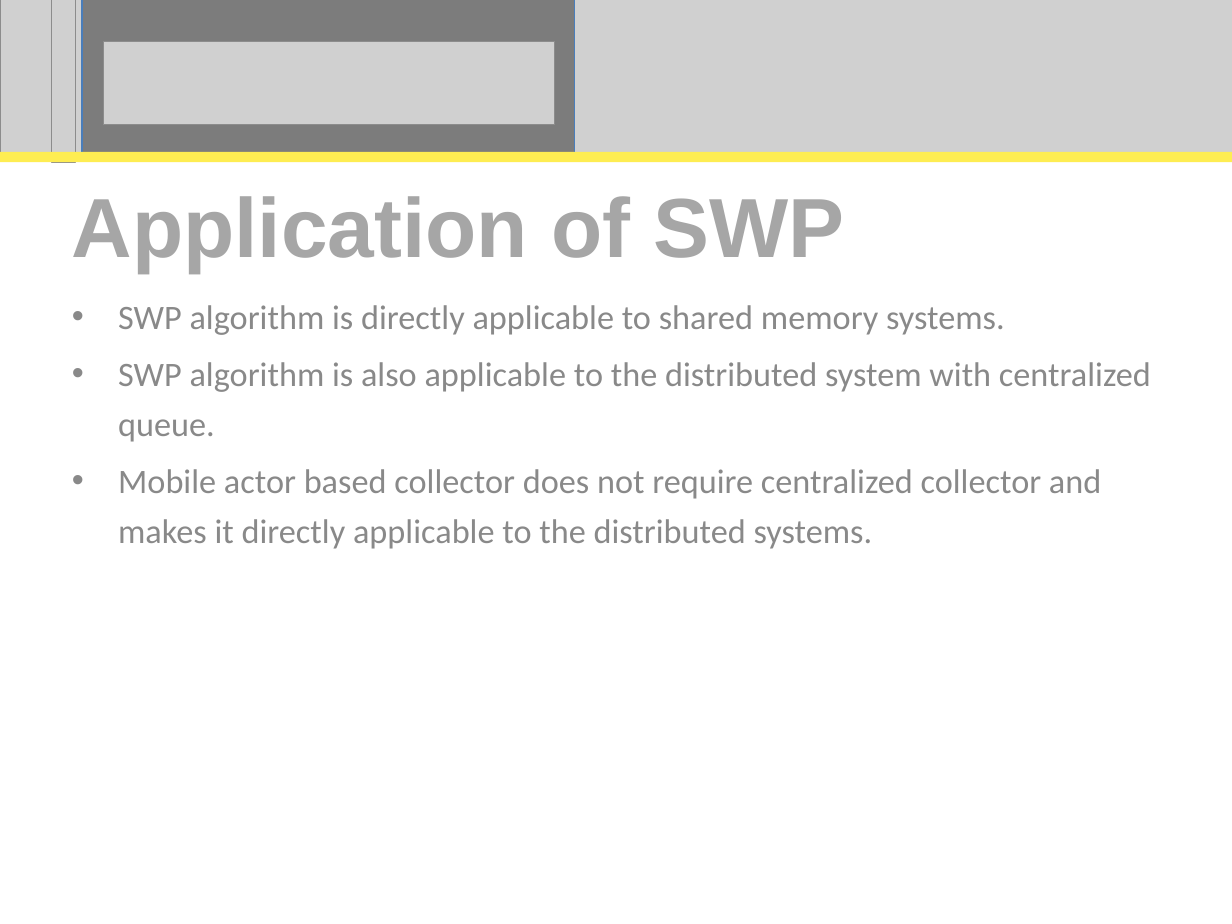
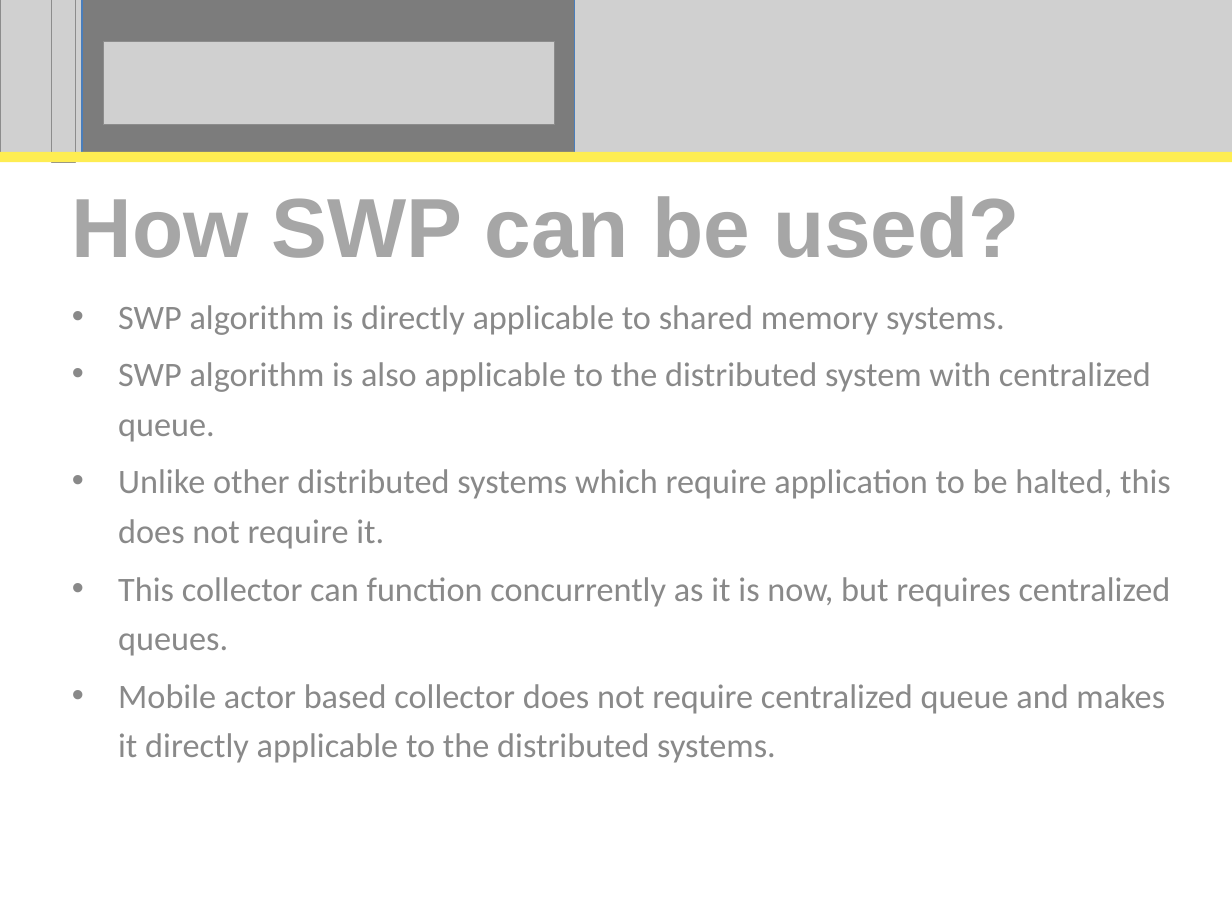
Before and after one commit to perpetualcoder/thesis, a slide deck: slide 43 of thesis-writing/thesisppt/Proposal.ppt (slide 44 before the commit). Drawn at 1232x924 pixels with LibreOffice and Linux fonts; fonts in the diff are those of the drawing; grey boxes stand for pictures. Boxes give left, top, right and bottom in pixels: in the first picture for what was removed or moved away, otherwise in the second. Text is boxed around its words. In the diff, an @@ line names an element or a change of style, - is before the commit and + after.

```diff
--- a/thesis-writing/thesisppt/Proposal.ppt
+++ b/thesis-writing/thesisppt/Proposal.ppt
@@ title at (x1=72, y1=196, x2=1020, y2=258): text changed @@
-Application of SWP
+How SWP can be used?
@@ subtitle at (x1=118, y1=469, x2=1171, y2=763): text changed @@
-• Mobile actor based collector does not require centralized collector and makes it directly applicable to the distributed systems.
+• Unlike other distributed systems which require application to be halted, this does not require it.
+• This collector can function concurrently as it is now, but requires centralized queues.
+• Mobile actor based collector does not require centralized queue and makes it directly applicable to the distributed systems.
```
Also in this commit, not shown: 21 other slides changed, 3 slides added, 6 slides removed.
